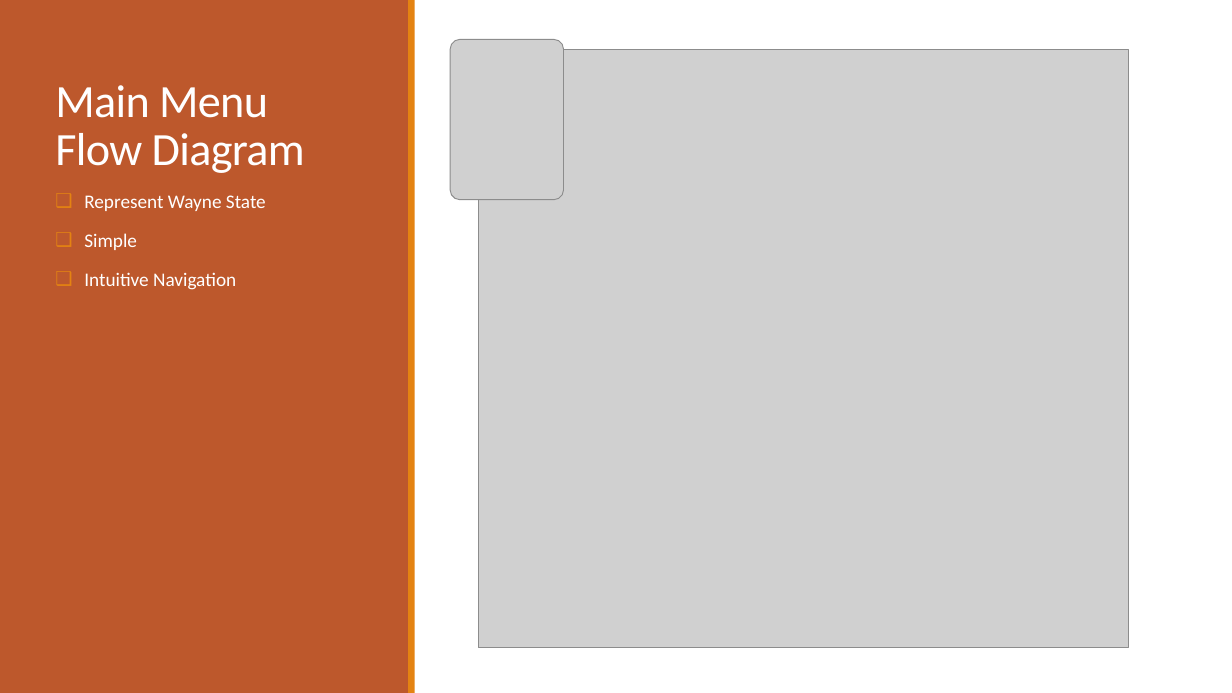
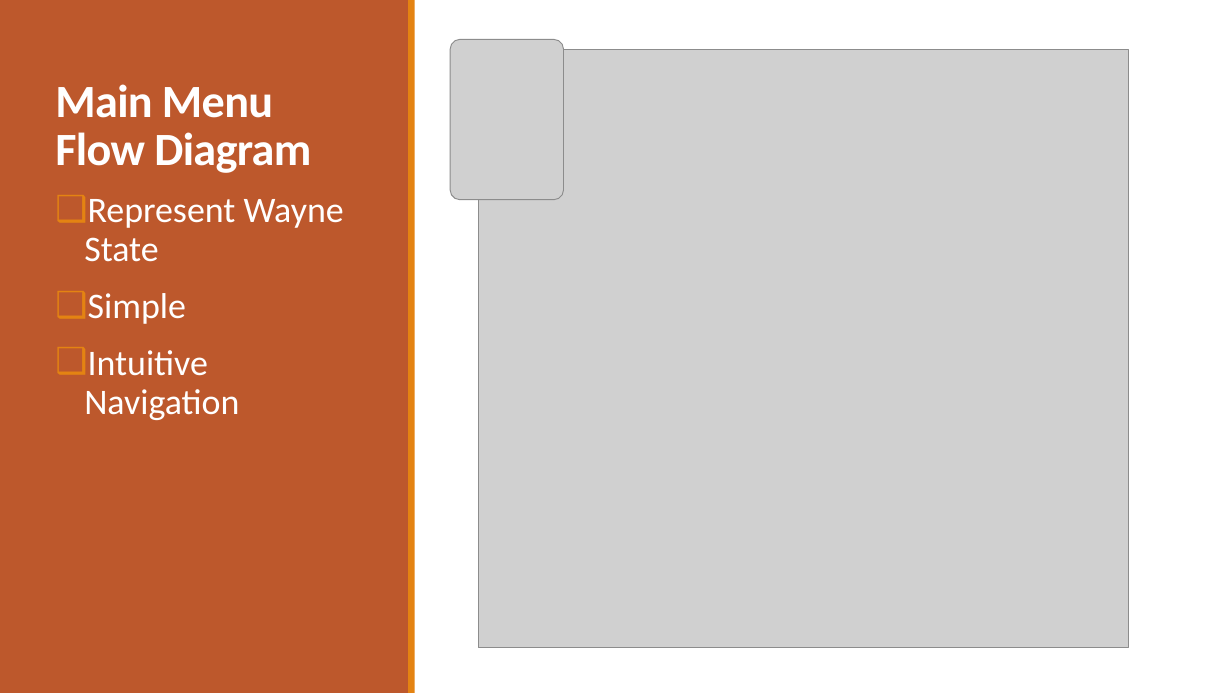
Before and after one commit to jonnynabors/Belly-Of-The-Beast, a slide deck: slide 5 of Documentation/Design Document/UnityDesignPresentation.pptx. Drawn at 1232x693 pixels with LibreOffice and Linux fonts; fonts in the diff are those of the drawing; grey boxes stand for pictures. Boxes give left, top, right and bottom in pixels: in the first picture for what was removed or moved away, otherwise in the second. Text is boxed around its words. In the diff, an @@ line names an element or a change of style, - is before the commit and + after.

```diff
--- a/Documentation/Design Document/UnityDesignPresentation.pptx
+++ b/Documentation/Design Document/UnityDesignPresentation.pptx
@@ title "Main Menu Flow Diagram" at [55, 84, 311, 173]: bold on @@
@@ text "Represent Wayne State" at [84, 199, 344, 420]: size 15 to 28 pt @@
```
Also in this commit, not shown: 6 other slides changed, 1 slide added, 3 other files.
